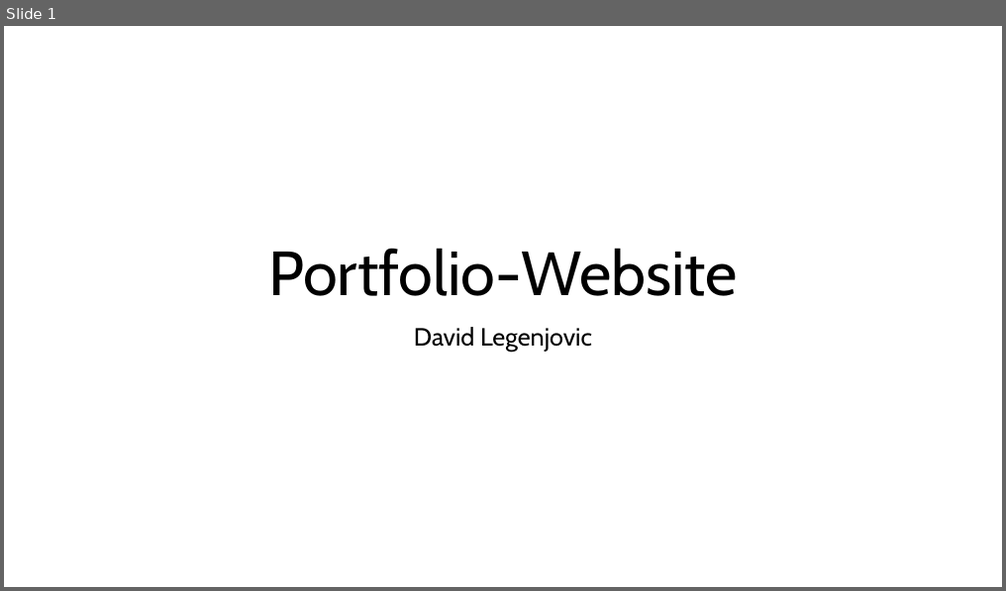
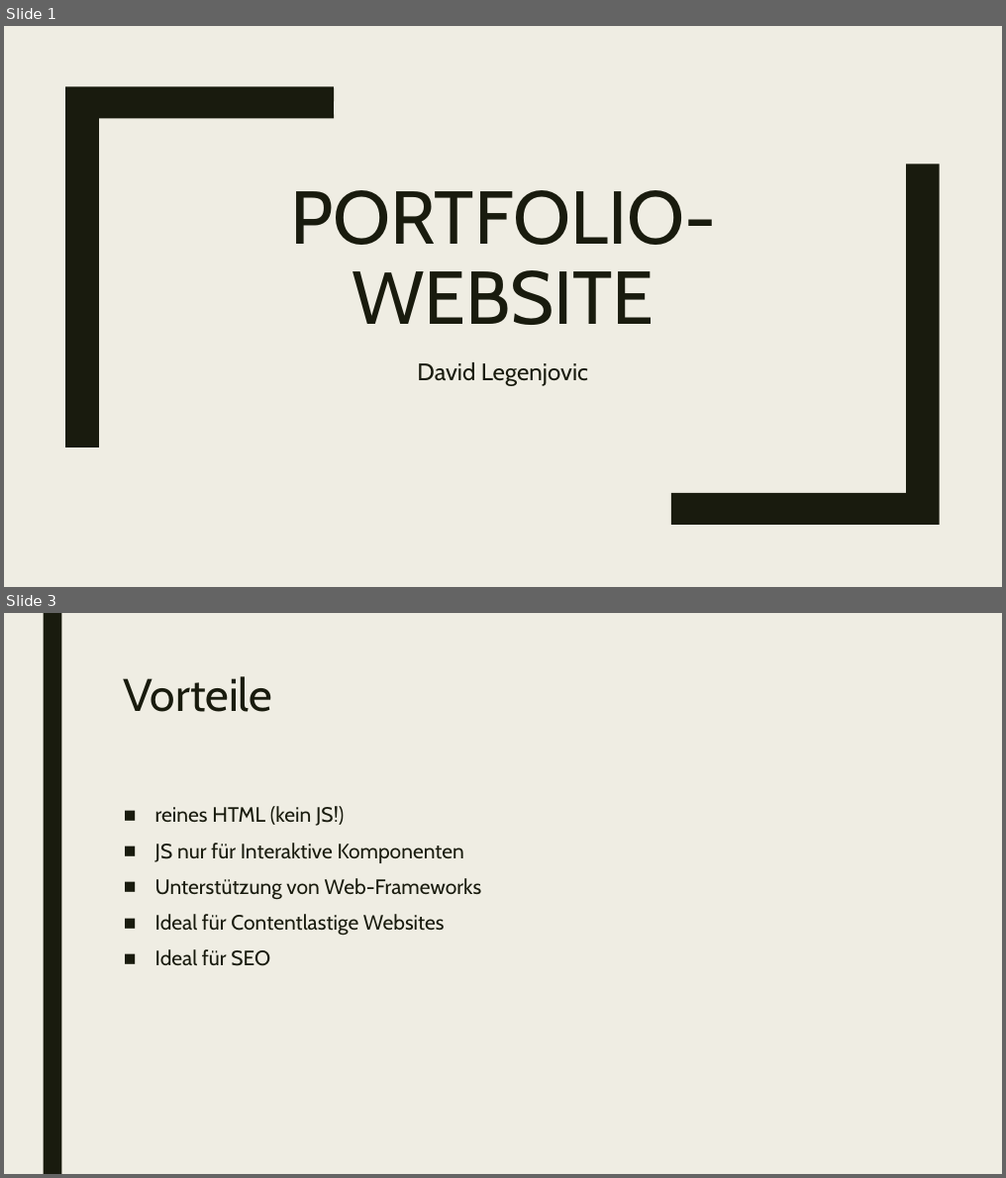
Before and after one commit to daveYQ/Portfolio, a slide deck: Praesentation.pptx. Shown one above the other, each under a label of ours: slide 1 before the commit, slides 1 and 3 after it; the slides between them are not shown. The pictures are 1006x591 and 1006x1178 pixels, drawn with LibreOffice and Linux fonts; fonts in the diff are those of the drawing. Boxes give left, top, right and bottom in pixels: in the first picture for what was removed or moved away, otherwise in the second. Text is boxed around its words. In the diff, an @@ line names an element or a change of style, - is before the commit and + after.

```diff
--- a/Praesentation.pptx
+++ b/Praesentation.pptx
@@ slide 3 added at <box>4,613,1002,1174</box>, background #EFEDE3 @@
@@ rectangle added at <box>43,613,61,1174</box>, fill #191B0E @@
@@ title added at <box>124,676,272,712</box>, 44 pt, text #191B0E @@
+Vorteile
@@ text added at <box>155,806,482,966</box>, 20 pt, text #191B0E @@
+■ reines HTML (kein JS!)
+■ JS nur für Interaktive Komponenten
+■ Unterstützung von Web-Frameworks
+■ Ideal für Contentlastige Websites
+■ Ideal für SEO
@@ slide 1 changed as well @@
@@ background #FFFFFF to #EFEDE3 @@
@@ freeform shape added at <box>65,86,334,448</box>, fill #191B0E @@
@@ freeform shape added at <box>672,164,940,525</box>, fill #191B0E @@
@@ title at <box>290,190,716,325</box>: text changed; size 60 to 72 pt; text colour #000000 to #191B0E @@
-Portfolio-Website
+PORTFOLIO-WEBSITE
@@ subtitle "David Legenjovic": place and size @@
-subtitle "David Legenjovic" at <box>414,327,592,352</box>
+subtitle "David Legenjovic" at <box>417,363,588,386</box>
@@ subtitle "David Legenjovic" at <box>417,363,588,386</box>: size 24 to 23 pt, text colour #000000 to #191B0E; line spacing 0.9 to 1.12; less space between paragraphs @@
```
Also in this commit, not shown: 4 other slides changed, 3 other slides added.
